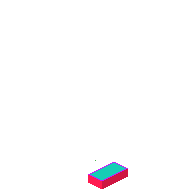
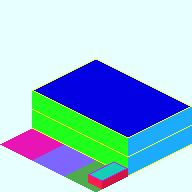
The second 192x192 image is a revision of the first. Changes to its layers:
added layer "Wall T #1" in group "Hunger コピー" over [34, 60, 190, 137]
added layer "Wall S #1" in group "Hunger コピー" over [32, 61, 190, 156]
added layer "Wall E #1" in group "Hunger コピー" over [34, 61, 192, 156]
added layer "Hunger Wired #1" in group "Hunger コピー" over [32, 59, 192, 157]
added group "Hunger" with 4 layers above "Base_Plate_3x3.png" over [32, 78, 192, 176]
added layer "Wall T" in group "Hunger" over [34, 79, 190, 156]
added layer "Wall S" in group "Hunger" over [32, 80, 190, 175]
added layer "Wall E" in group "Hunger" over [34, 80, 192, 175]
added layer "Hunger Wired" in group "Hunger" over [32, 78, 192, 176]
added layer "Base_Plate_3x3.png" over [0, 0, 192, 192]
